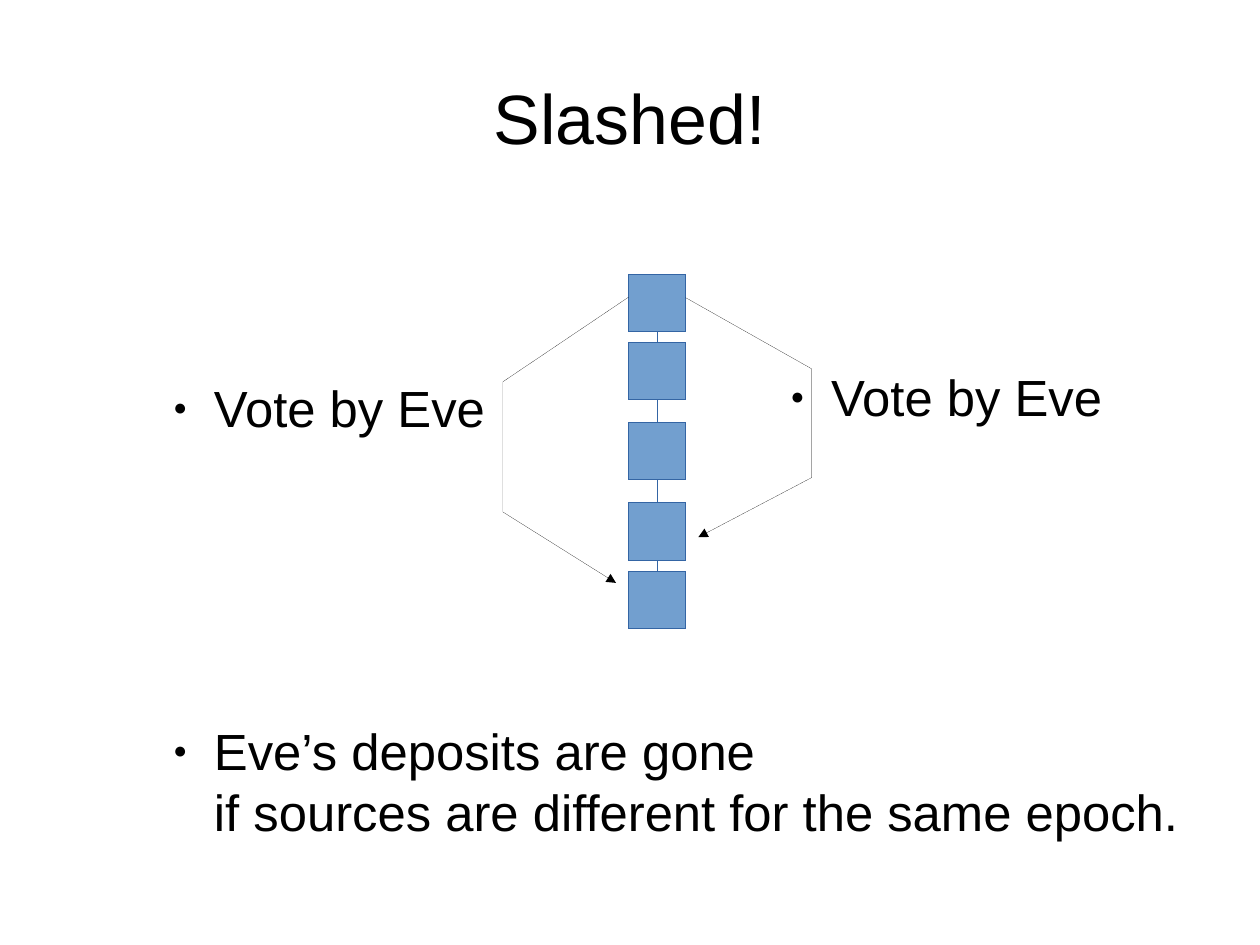
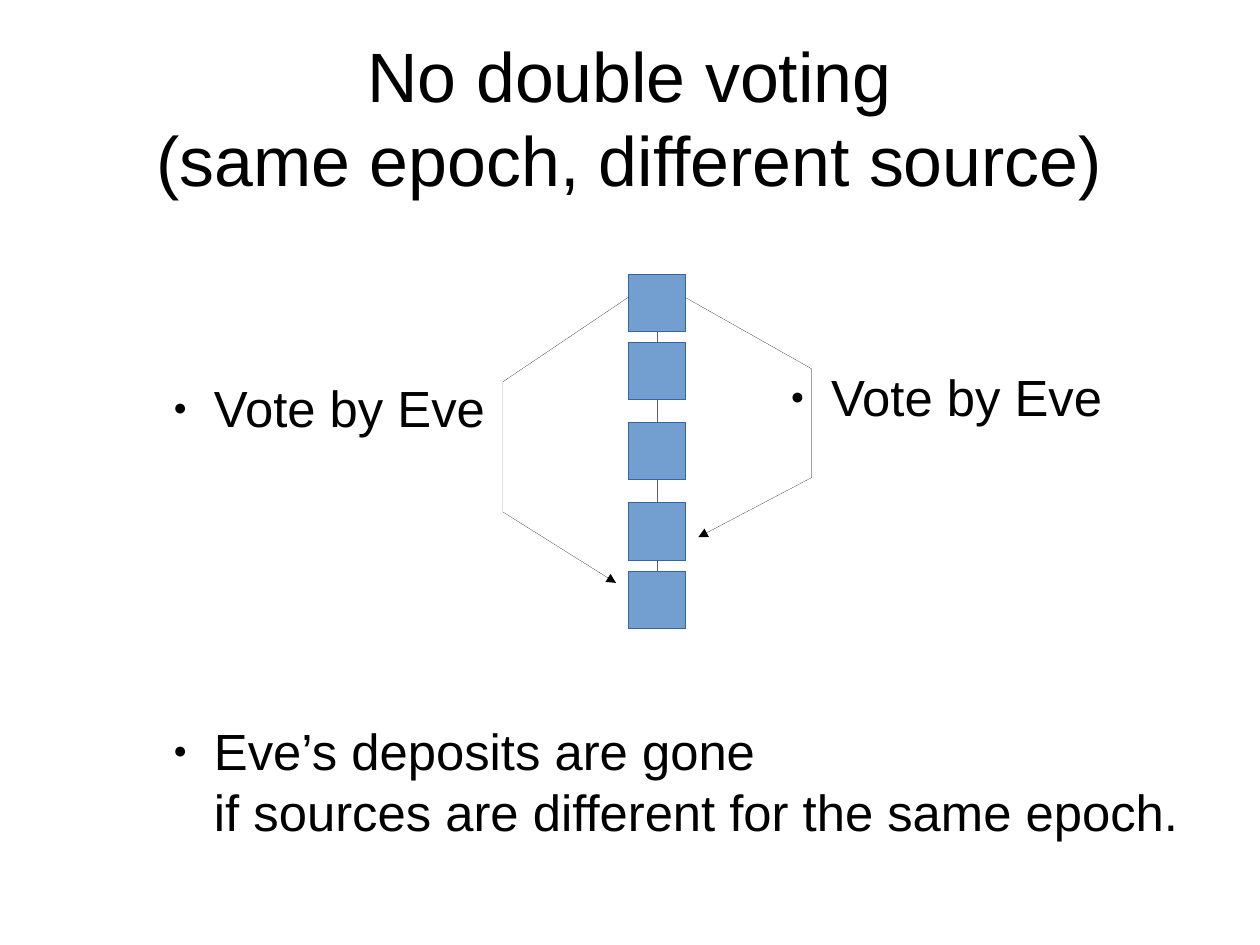
Before and after one commit to palmskog/pos, a slide deck: slide 5 of slide.odp. Drawn at 1260x945 pixels with LibreOffice and Linux fonts; fonts in the diff are those of the drawing. Boxes give left, top, right and bottom in pixels: in the first picture for what was removed or moved away, otherwise in the second. Text is boxed around its words. In the diff, an @@ line names an element or a change of style, - is before the commit and + after.

```diff
--- a/slide.odp
+++ b/slide.odp
@@ title at [156,51,1102,199]: text changed @@
-Slashed!
+No double voting
+(same epoch, different source)
```
Also in this commit, not shown: 22 other slides changed, 3 slides added, 6 slides removed.
